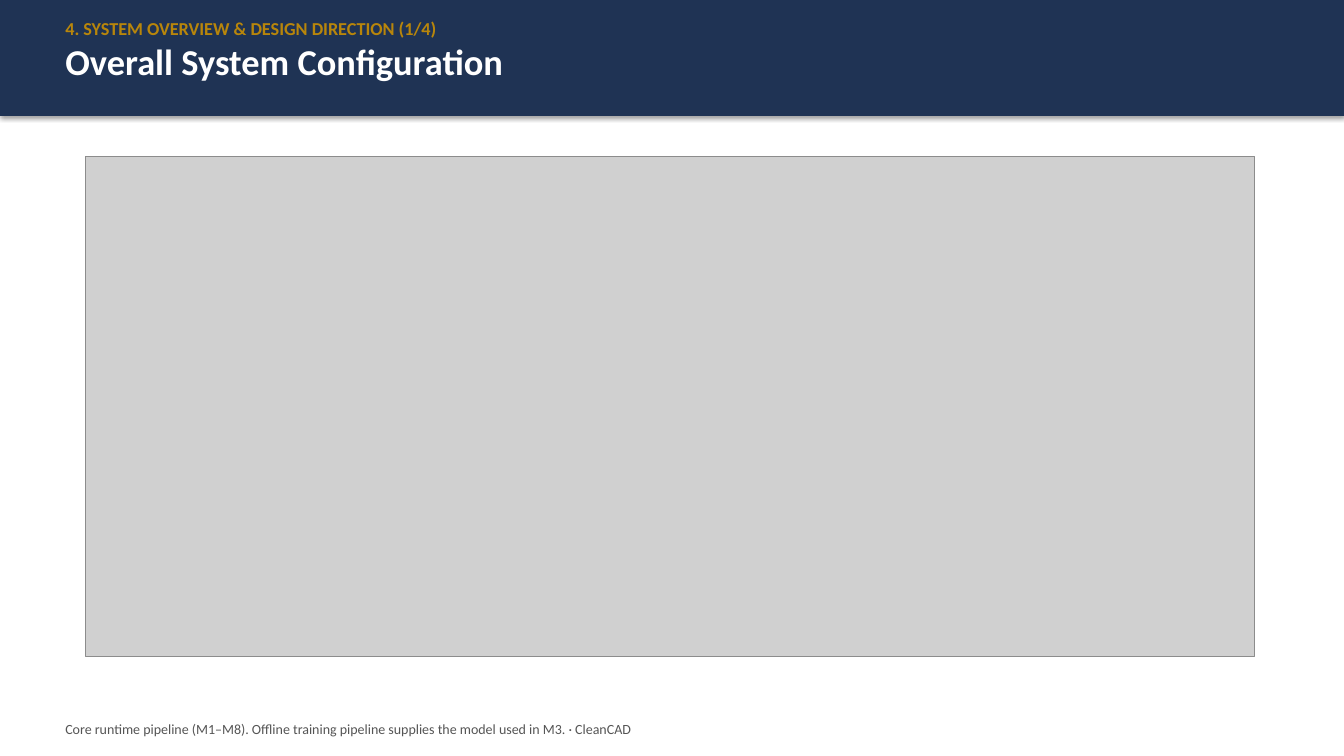
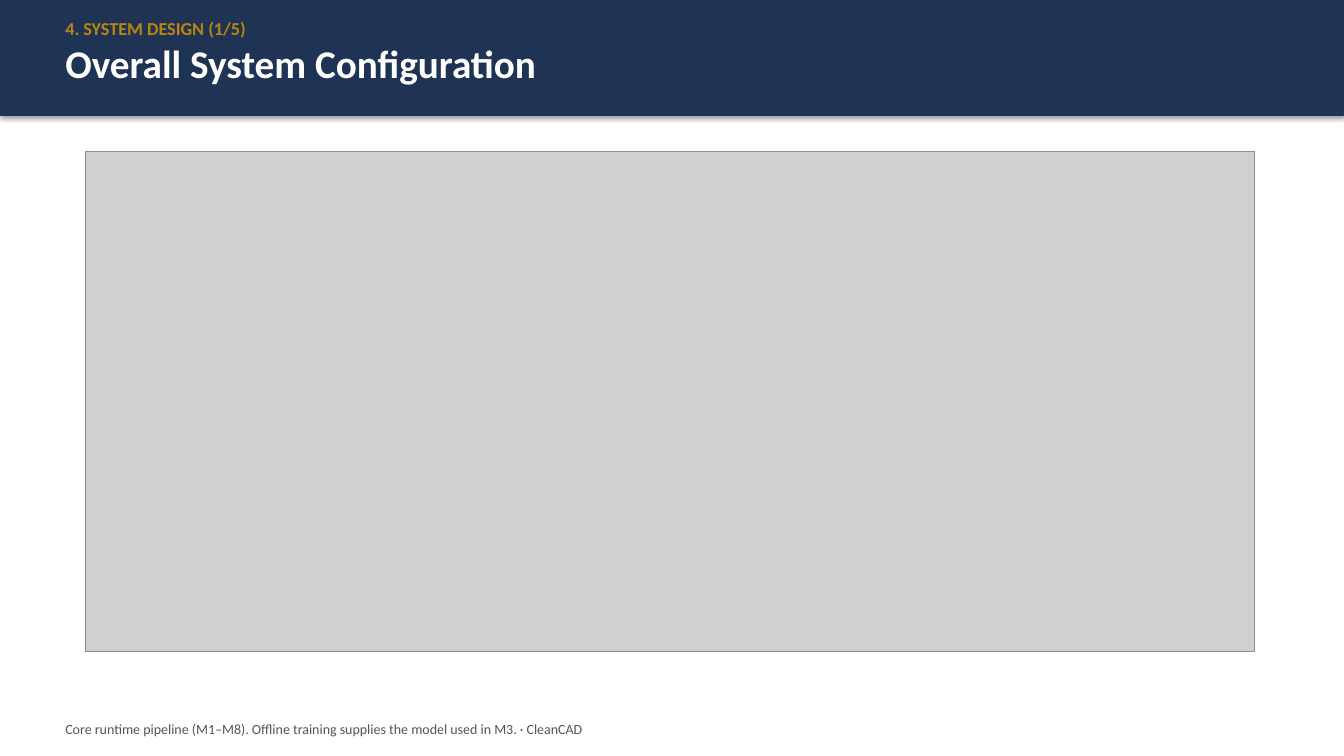
Before and after one commit to Junoh-Lee111/CapstoneProject-HP-Mold-Part-Defeaturing, a slide deck: slide 7 of docs/Project_Proposal.pptx. Drawn at 1344x756 pixels with LibreOffice and Linux fonts; fonts in the diff are those of the drawing; grey boxes stand for pictures. Boxes give left, top, right and bottom in pixels: in the first picture for what was removed or moved away, otherwise in the second. Text is boxed around its words. In the diff, an @@ line names an element or a change of style, - is before the commit and + after.

```diff
--- a/docs/Project_Proposal.pptx
+++ b/docs/Project_Proposal.pptx
@@ text at bbox=[65, 22, 246, 38]: text changed @@
-4. SYSTEM OVERVIEW & DESIGN DIRECTION (1/4)
+4. SYSTEM DESIGN (1/5)
@@ text at bbox=[65, 50, 536, 85]: size 26 to 28 pt in "Overall System Configuration" @@
@@ picture: place and size @@
-picture at bbox=[86, 156, 1255, 656]
+picture at bbox=[86, 151, 1255, 651]
@@ text at bbox=[65, 724, 583, 737]: text changed @@
-Core runtime pipeline (M1–M8). Offline training pipeline supplies the model used in M3. · CleanCAD
+Core runtime pipeline (M1–M8). Offline training supplies the model used in M3. · CleanCAD
```
Also in this commit, not shown: 15 other slides changed, 1 slide added, 6 other files.
